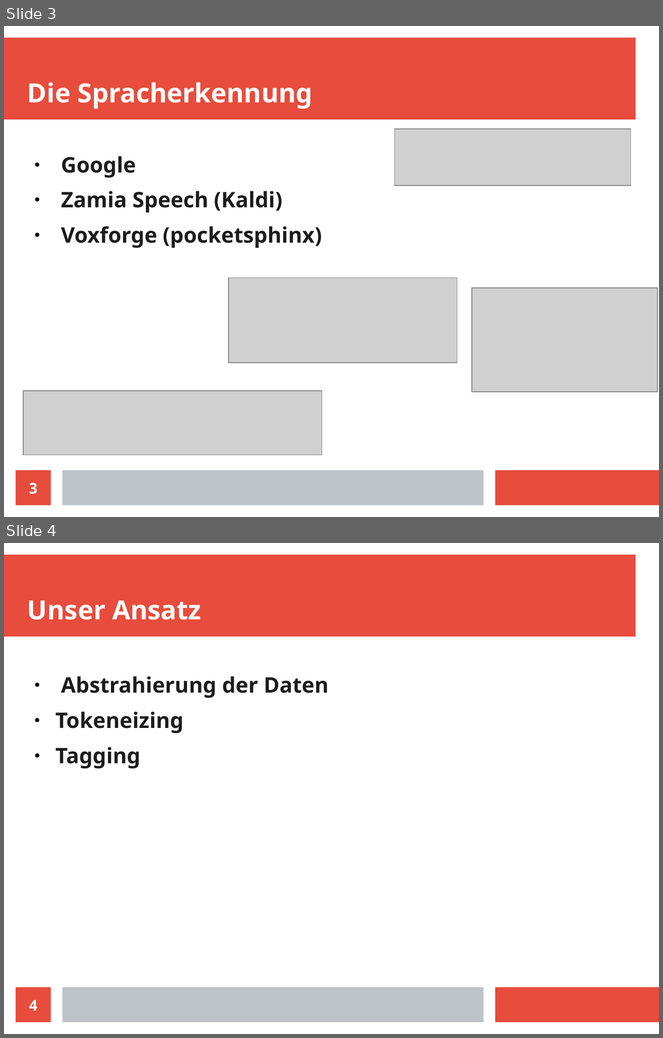
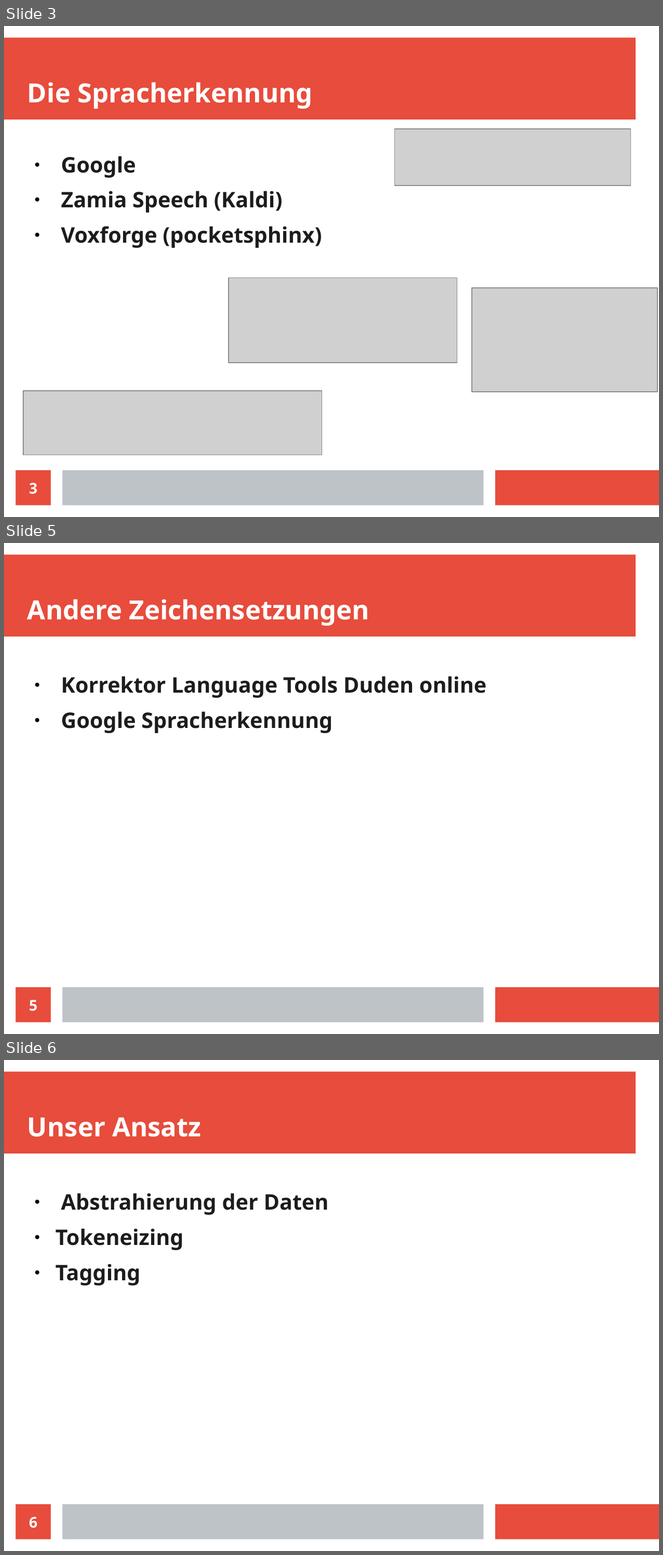
Before and after one commit to HrGaertner/punctation, a slide deck: jufo stand/Präsi.odp. Shown one above the other, each under a label of ours: slides 3 and 4 before the commit, slides 3, 5 and 6 after it; the slides between them are not shown. The pictures are 663x1038 and 663x1555 pixels, drawn with LibreOffice and Linux fonts; fonts in the diff are those of the drawing; grey boxes stand for pictures. Boxes give left, top, right and bottom in pixels: in the first picture for what was removed or moved away, otherwise in the second. Text is boxed around its words. In the diff, an @@ line names an element or a change of style, - is before the commit and + after.

```diff
--- a/jufo stand/Präsi.odp
+++ b/jufo stand/Präsi.odp
@@ slide 5 added at bbox=[4, 543, 659, 1034], background #FFFFFF; not listed: 3 template elements that a slide beside it also shows @@
@@ title added at bbox=[27, 599, 370, 626], 32 pt, text #FFFFFF, bold @@
+Andere Zeichensetzungen
@@ text added at bbox=[61, 676, 487, 733], 26 pt, text #1C1C1C, bold @@
+● Korrektor Language Tools Duden online
+● Google Spracherkennung
@@ page number added at bbox=[16, 988, 51, 1023], fill #E74C3C, 18 pt, text #FFFFFF, bold @@
+5
@@ what was slide 4 is now slide 6 @@
@@ page number at bbox=[29, 1517, 37, 1529]: text changed @@
-4
+6
```
Also in this commit, not shown: 1 slide changed, 4 other slides added, 5 other files.
